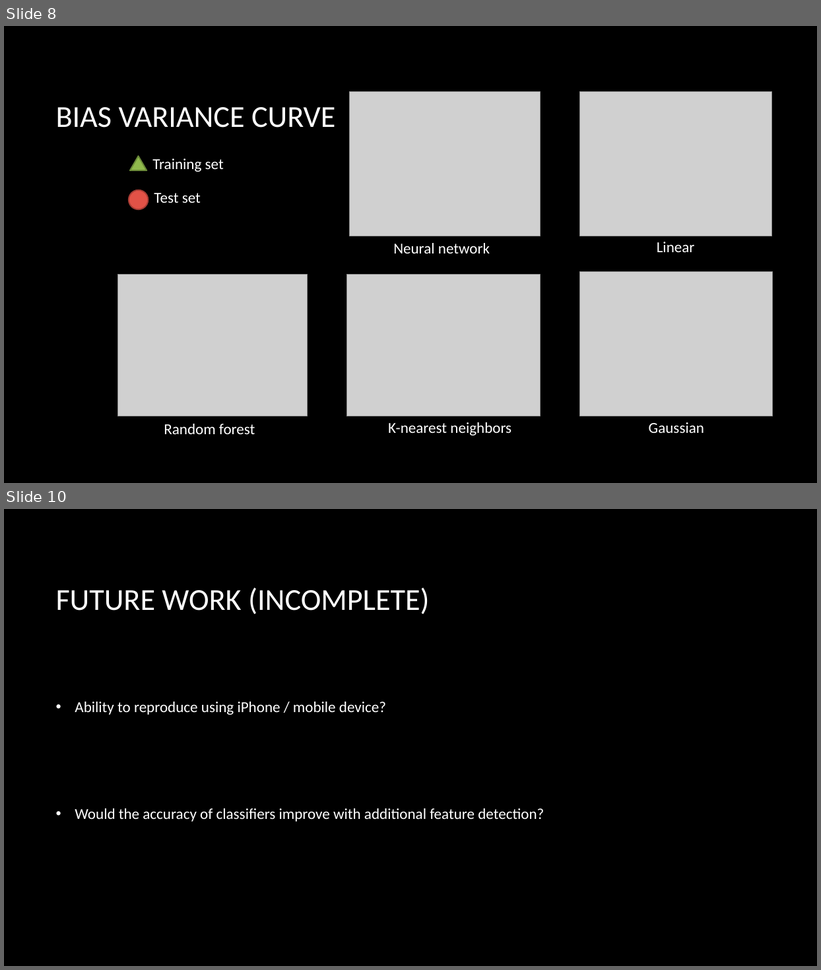
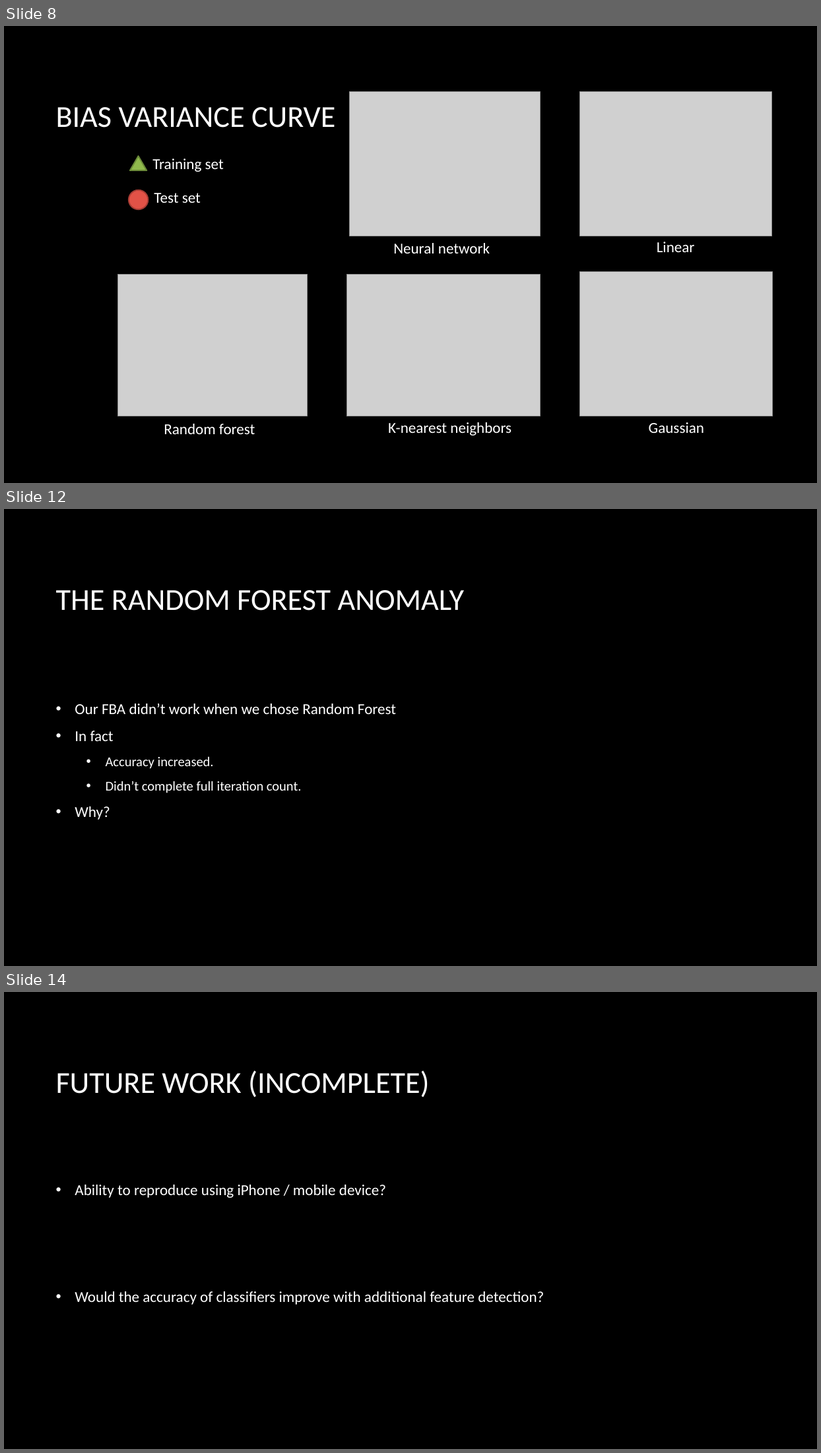
Before and after one commit to ychennay/CIS-700-Banknote-Authentication, a slide deck: CIS-700.pptx. Shown one above the other, each under a label of ours: slides 8 and 10 before the commit, slides 8, 12 and 14 after it; the slides between them are not shown. The pictures are 821x970 and 821x1453 pixels, drawn with LibreOffice and Linux fonts; fonts in the diff are those of the drawing; grey boxes stand for pictures; background and template pictures are left out. Boxes give left, top, right and bottom in pixels: in the first picture for what was removed or moved away, otherwise in the second. Text is boxed around its words. In the diff, an @@ line names an element or a change of style, - is before the commit and + after.

```diff
--- a/CIS-700.pptx
+++ b/CIS-700.pptx
@@ slide 12 added at (4, 509, 817, 966), background picture (left out) @@
@@ title added at (56, 590, 464, 611), 36 pt, text #FFFFFF @@
+THE RANDOM FOREST ANOMALY
@@ text added at (75, 704, 396, 820), 16 pt, text #FFFFFF @@
+• Our FBA didn’t work when we chose Random Forest
+• In fact
+  • Accuracy increased.
+  • Didn’t complete full iteration count.
+• Why?
@@ what was slide 10 is now slide 14 @@
```
Also in this commit, not shown: 1 slide changed, 3 other slides added.
